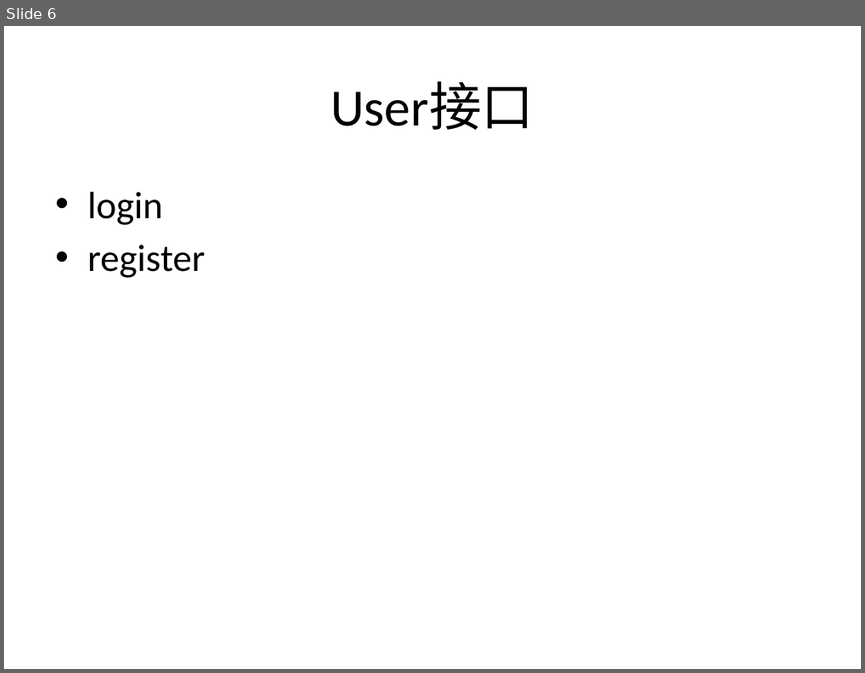
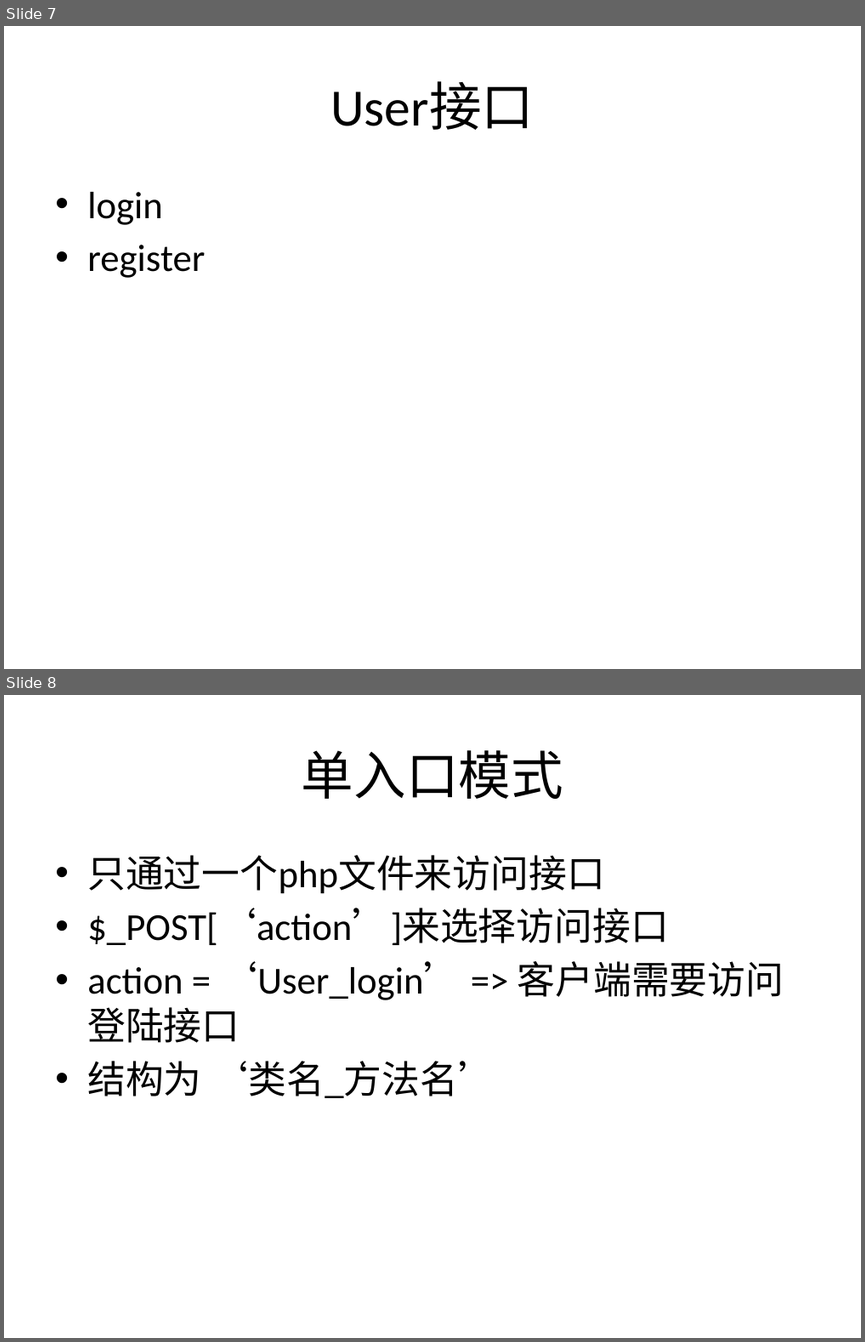
Before and after one commit to zhan3333/php-example, a slide deck: doc/ppt/第十二课-博客系统设计.pptx. Shown one above the other, each under a label of ours: slide 6 before the commit, slides 7 and 8 after it. The pictures are 865x673 and 865x1342 pixels, drawn with LibreOffice and Linux fonts; fonts in the diff are those of the drawing. Boxes give left, top, right and bottom in pixels: in the first picture for what was removed or moved away, otherwise in the second. Text is boxed around its words. In the diff, an @@ line names an element or a change of style, - is before the commit and + after.

```diff
--- a/doc/ppt/第十二课-博客系统设计.pptx
+++ b/doc/ppt/第十二课-博客系统设计.pptx
@@ slide 8 added at (4,695,861,1338), background #FFFFFF @@
@@ title added at (302,750,563,799), 44 pt, text #000000 @@
+单入口模式
@@ text added at (87,855,784,1098), 32 pt, text #000000 @@
+• 只通过一个php文件来访问接口
+• $_POST[‘action’]来选择访问接口
+• action = ‘User_login’ => 客户端需要访问登陆接口
+• 结构为 ‘类名_方法名’
@@ what was slide 6 is now slide 7 @@
```
Also in this commit, not shown: 1 slide changed, 2 other slides added, 5 other files.
